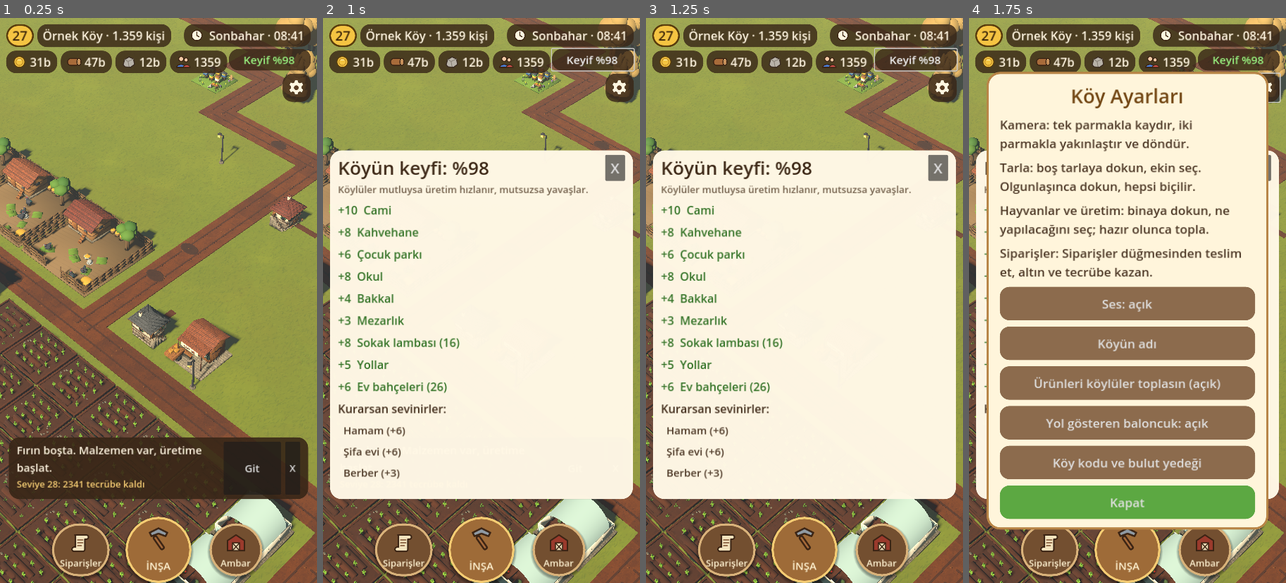
Above: before the commit, frames 1-4 (left to right).
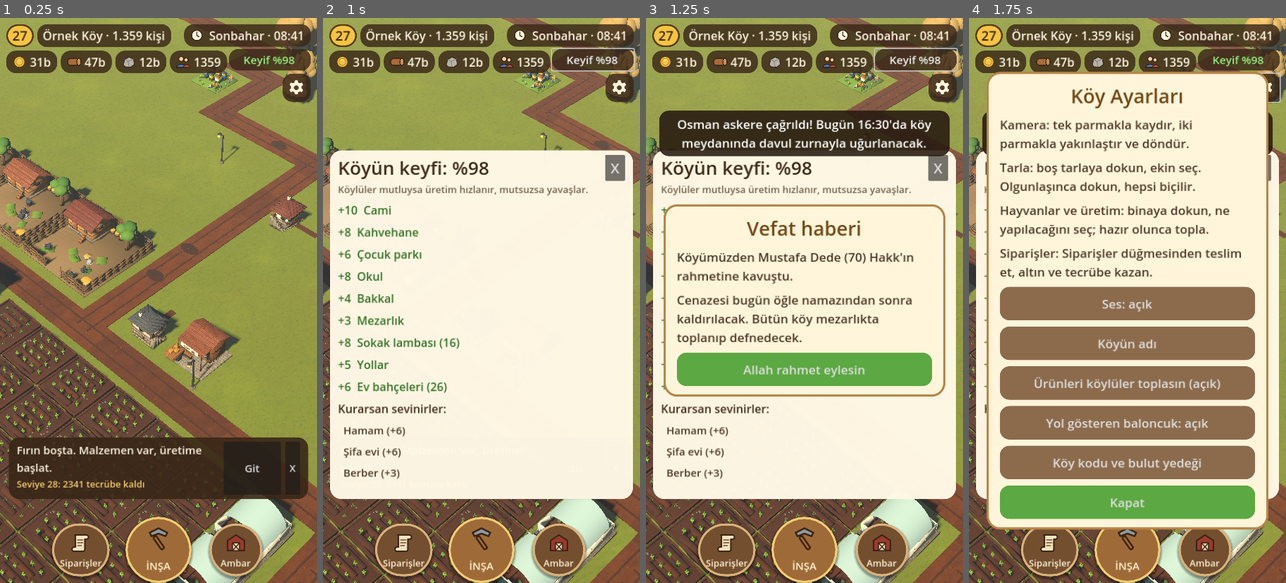
Above: after the commit, the same moments.

Repository: hayalcnc-alt/koy-oyunu
Game: Godot game, scene res://ana.tscn
Two runs of this game, one before a commit and one after it. Both use one fixed random seed, a clock stepped at 60 frames per second and the inputs below.
Inputs (mouse positions are in pixels of both pictures, inside the frame that each line leads up to):
- Up to frame 1 (0.25 s): no input
- Up to frame 2 (1 s): click "Keyif %98" at 0.5 s
- Up to frame 3 (1.25 s): no input
- Up to frame 4 (1.75 s): click (1266, 85) at 1.25 s

Frames 1-2 are identical in both runs. In frame 3, 17% of the frame differs, in the area x 4-96%, y 16-67%; in frame 4, 0.2%.
Error before the commit: Invalid access to property or key 'dogum' on a base object of type 'Dictionary'. (res://ana.gd:2947)

Commit message:
Çöp ve toplayan köylüler, emekliler çalışmaz, geçersiz kişi kayıtları onarılır
Co-Authored-By: Claude Opus 5.5 <noreply@anthropic.com>
Claude-Session: https://claude.ai/code/session_016c2Xn2DEtvCRHWkASEXujJ

Diff:
--- a/ana.gd
+++ b/ana.gd
@@ -96,6 +96,7 @@
 	kayit_v = v
 	# web'de sis kapalı (SIS_KAPALI): bütün ada açık, keşfedilecek kapalı bölge yok
 	var ac_ := []; ac_.resize(SN_ * SN_); ac_.fill(1); v["ac"] = ac_; v["kasif"] = null
+	if v.get("nufus") is Array: v["nufus"] = v["nufus"].filter(func(k): return k is Dictionary and k.has("id") and k.has("dogum") and k.has("cins") and k.has("ad"))
 	if v.get("zaman") != null:  # kapalıyken geçen süre inşaata sayılır
 		var gec: float = max(0.0, (simdi_ms() - float(v["zaman"])) / 1000.0); _yokken = gec
 		for b in v["b"]:
@@ -551,9 +552,17 @@
 		var c := calisan(b)
 		if c > 0 and (mesai or not b["tip"] in DUKKAN):
 			for q in c: slotlar.append(b)
+	# web isciSira: emekliler (yaşlılar) çalışmaz; boş vakitlerinde gezer, çöp toplar
+	var emekli: int = min(koyluler.size(), emekli_say(int(sonuc.get("yer", 0))))
+	var j := 0
 	for i in koyluler.size():
 		var k: Dictionary = koyluler[i]
-		var yeni = slotlar[i] if i < slotlar.size() else null
+		var yasli: bool = i >= koyluler.size() - emekli
+		k["yasli"] = yasli
+		var yeni = null
+		if not yasli:
+			yeni = slotlar[j] if j < slotlar.size() else null
+			j += 1
 		var eski = k.get("isB")
 		if (int(yeni["id"]) if yeni != null else 0) != (int(eski["id"]) if eski != null else 0):
 			oduncu_birak(k); k["bekle"] = 0.0; k.erase("isD")
@@ -733,7 +742,7 @@
 		k.ust.rotation.x = 0.1 + max(0.0, -f) * 0.3; k.kR.rotation.x = -2.7 + (f + 1) * 0.9; k.kL.rotation.x = k.kR.rotation.x * 0.8
 func koylu_adim(dt: float):
 	insa_isci.clear()
-	sahne_adim(dt); gelen_adim(dt); yangin_adim(dt)
+	sahne_adim(dt); gelen_adim(dt); yangin_adim(dt); cop_adim(dt)
 	for k in koyluler:
 		if etkinlik_koylu(k, dt): continue
 		if sahne_koylu(k, dt): continue
@@ -744,6 +753,7 @@
 		if isb != null and isb["tip"] == "oduncu": oduncu_adim(k, dt, isb); continue
 		if k.get("od") != null: oduncu_adim(k, dt); continue
 		if isb != null and isb["tip"] != "tarla": is_adim(k, dt); continue
+		if cop_koylu(k, dt): continue
 		var gr: Node3D = k.gr
 		var fark: Vector3 = k.hedef - gr.position; fark.y = 0
 		if k.bekle > 0:
@@ -2095,6 +2105,7 @@
 	if bina_var("belediye") and kayit_v.get("vergi", "orta") != "orta" and kayit_v.get("vergi") != null: ekle.call(true, vk["m"], "Vergiler düşük" if int(vk["m"]) > 0 else "Vergiler yüksek")
 	ekle.call(int(sonuc.get("yer", 0)) > 0 and koyluler.size() > int(sonuc.get("yer", 0)) * 1.4, -10, "Evler kalabalık")
 	ekle.call(float(mevsim()["kis"]) > 0.5 and not bina_var("hamam"), -5, "Kış soğuğu (hamam iyi gelir)")
+	ekle.call(copler.size() > 2, -min(15, copler.size() * 2), "Yerlerde çöp (%d)" % copler.size())
 	ekle.call(kayit_v.get("cenaze") is Dictionary and int(kayit_v["cenaze"]["gun"]) == gun_no(), -8, "Köyde yas var")
 	ekle.call(hava() == "kuraklik" and not bina_var("kuyu"), -6, "Kuraklık (kuyu yok)"); ekle.call(hava() == "firtina", -3, "Fırtına")
 	var eksik := [["cami", 10, "Cami"], ["kahvehane", 8, "Kahvehane"], ["okul", 8, "Okul"], ["park", 6, "Çocuk parkı"], ["hamam", 6, "Hamam"], ["sifa", 6, "Şifa evi"], ["bakkal", 4, "Bakkal"], ["berber", 3, "Berber"], ["lamba", 2, "Sokak lambası"]].filter(func(e): return not bina_var(e[0]))
@@ -2898,9 +2909,25 @@
 	return null
 func omur(k: Dictionary) -> int:
 	return 68 + (int(k["id"]) * 7919) % 25 + (6 if bina_var("saglik") else (3 if bina_var("sifa") else 0)) + (4 if bina_var("hastane") else 0)
+const ERKEK_AD := ["Ahmet", "Mehmet", "Mustafa", "Ali", "Hasan", "Hüseyin", "İbrahim", "Osman", "Yusuf", "Ömer", "Murat", "Emre", "Kemal", "Halil", "Recep", "Ramazan", "İsmail", "Süleyman", "Kadir", "Cemal", "Yakup", "Bekir", "Selim", "Rıza"]
+const KADIN_AD := ["Ayşe", "Fatma", "Emine", "Hatice", "Zeynep", "Elif", "Meryem", "Hacer", "Esra", "Merve", "Havva", "Sultan", "Gülsüm", "Şerife", "Hanife", "Zehra", "Kübra", "Saniye", "Nuriye", "Dilek", "Songül", "Hayriye", "Fadime", "Nazife"]
+func kisi_yap(cins: String, yas_yil: float) -> Dictionary:
+	kayit_v["kisiId"] = int(kayit_v.get("kisiId", 0) if kayit_v.get("kisiId") != null else 0) + 1
+	var l: Array = KADIN_AD if cins == "k" else ERKEK_AD
+	return {"id": kayit_v["kisiId"], "ad": l[randi() % l.size()], "cins": cins, "dogum": gun_kesir() - yas_yil * YIL_GUN - randf() * YIL_GUN * 0.9}
+func nufus_kur():
+	# web nufusKur: geçersiz kişi kayıtları atılır; liste boşsa köylüler adlarıyla yeniden kurulur
+	var l: Array = (kayit_v.get("nufus", []) if kayit_v.get("nufus") is Array else []).filter(func(k): return k is Dictionary and k.has("id") and k.has("dogum") and k.has("cins") and k.has("ad"))
+	if not l.is_empty(): kayit_v["nufus"] = l; return
+	kayit_v["yasSurum"] = 2; l = []
+	var n: int = max(3, int(sonuc.get("yer", 3)))
+	for i in n: l.append(kisi_yap("k" if i % 2 else "e", (61 + randi() % 12) if i % 5 == 4 else (20 + randi() % 35)))
+	var ev_say: int = kayit_v["b"].filter(func(b): return ev_mi(b["tip"])).size()
+	for i in min(8, int(ceil(ev_say * 0.7))): var c := kisi_yap("k" if randf() < 0.5 else "e", 1 + randi() % 15); c["dogumKoy"] = true; l.append(c)
+	kayit_v["nufus"] = l
 var _yas_goc := false
 func olum_kontrol():
-	if not _yas_goc: _yas_goc = true; yas_gocu()
+	if not _yas_goc: _yas_goc = true; nufus_kur(); yas_gocu()
 	var bugun := gun_no(); var h := oyun_saati(); var mez := bina_var("mezarlik")
 	if not kayit_v.get("mezarlar") is Array: kayit_v["mezarlar"] = []
 	if kayit_v.get("cenaze") is Dictionary:
@@ -3122,6 +3149,54 @@
 		var y := g.text.strip_edges().left(16)
 		if y != "": kayit_v["ad"] = y; kayit_yaz_koy(); ust_guncelle()
 		p.queue_free(); _modal = null)
+# --- çöpler (web copAdim/copKaldir): ara sıra evlerin, yolların, pazarın yanına çöp düşer; boştaki köylüler eğilip toplar. Çöp keyfi düşürür
+var copler: Array = []
+var _cop_sayac := 20.0
+var _cop_mt: Array = []
+func cop_adim(dt: float):
+	_cop_sayac -= dt
+	if _cop_sayac > 0: return
+	_cop_sayac = randf_range(35, 75) if not "--cop" in OS.get_cmdline_user_args() else 1.0
+	if "--cop" in OS.get_cmdline_user_args(): print("COP bos=", koyluler.filter(func(k): return k.get("isB") == null).size(), " od=", koyluler.filter(func(k): return k.get("od") != null).size(), " ", copler.size(), " alinan ", copler.filter(func(c): return c["alan"] != null).size(), " toplayan ", koyluler.filter(func(k): return k.has("cop")).size())
+	var yerler: Array = kayit_v["b"].filter(func(b): return b.get("insa") == null and (ev_mi(b["tip"]) or b["tip"] in ["yol", "asfalt", "pazar", "hal", "park", "muhtar"]))
+	if copler.size() >= 8 or yerler.is_empty() or koyluler.is_empty(): return
+	if _cop_mt.is_empty():
+		for r in ["#e8e2d0", "#3e6b4a", "#a8743a"]: var m := StandardMaterial3D.new(); m.albedo_color = Color.html(r); m.roughness = 0.9 if r != "#3e6b4a" else 0.3; _cop_mt.append(m)
+	var b: Dictionary = yerler[randi() % yerler.size()]; var mm := bina_merkez(b); var s: float = BOY.get(b["tip"], 1)
+	var a := randf() * TAU; var r := s / 2 + 0.2 + randf() * 0.4; var k := randi() % 3
+	var mi := MeshInstance3D.new()
+	if k == 0: var bm := BoxMesh.new(); bm.size = Vector3(0.05, 0.004, 0.035); mi.mesh = bm  # kâğıt
+	elif k == 1: var cm := CylinderMesh.new(); cm.top_radius = 0.012; cm.bottom_radius = 0.012; cm.height = 0.05; mi.mesh = cm; mi.rotation.x = PI / 2  # şişe
+	else: var sm := SphereMesh.new(); sm.radius = 0.02; sm.height = 0.04; mi.mesh = sm  # kese
+	mi.material_override = _cop_mt[k]; mi.rotation.y = randf() * TAU; add_child(mi)
+	mi.position = Vector3(mm.x + cos(a) * r, 0.012 if k == 1 else 0.008, mm.z + sin(a) * r)
+	copler.append({"m": mi, "alan": null})
+func cop_kaldir(c: Dictionary):
+	copler.erase(c)
+	if is_instance_valid(c["m"]): c["m"].queue_free()
+func cop_koylu(k: Dictionary, dt: float) -> bool:
+	# boştaki köylü yerdeki çöpü görünce gidip eğilir, alır
+	if not k.has("cop"):
+		if copler.is_empty() or k.get("isB") != null or k.get("od") != null or float(k.bekle) > 0 or randf() > dt * 0.5: return false
+		var en = null; var d := 1e9
+		for c in copler:
+			if c["alan"] != null: continue
+			var dd: float = (c["m"].position - k.gr.position).length_squared()
+			if dd < d: d = dd; en = c
+		if en == null or d > 64: return false
+		en["alan"] = k; k["cop"] = en; k["copT"] = 0.0
+	var c: Dictionary = k["cop"]
+	if not copler.has(c): k.erase("cop"); k.ust.rotation.x = 0; return false
+	var p: Vector3 = c["m"].position; p.y = 0
+	if not koylu_yuru(k, p - Vector3(0.12, 0, 0), dt): return true
+	k["copT"] = float(k.copT) + dt; k.ust.rotation.x = min(1.2, float(k.copT) * 3); k.kR.rotation.x = -0.4
+	k.gr.rotation.y = lerp_angle(k.gr.rotation.y, atan2(p.x - k.gr.position.x, p.z - k.gr.position.z), dt * 6)
+	if float(k.copT) > 1.1:
+		cop_kaldir(c); k.erase("cop"); k.ust.rotation.x = 0; k.bekle = 0.3
+		# en yakın yola dön
+		var en := en_yakin_yol(k.gr.position)
+		if en >= 0: k.karo = en; k.hedef = karo_poz(en)
+	return true
 # --- rehber: web rehberAdaylar/rehberGuncelle — altta sıradaki işi öneren kart
 var rehber_kart: PanelContainer
 var rehber_sus := {}
Not shown, changed: ESITLIK.md
